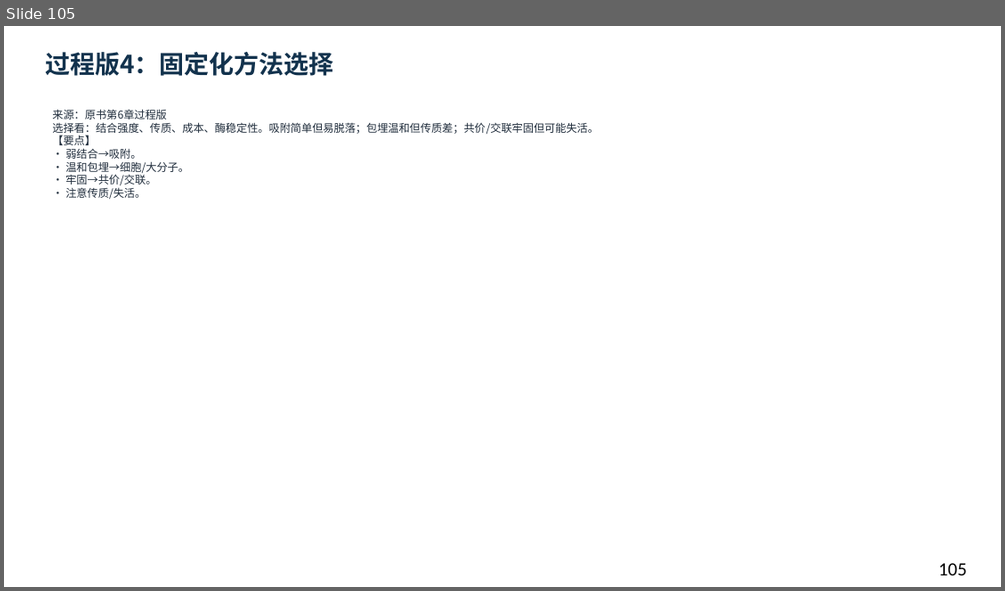
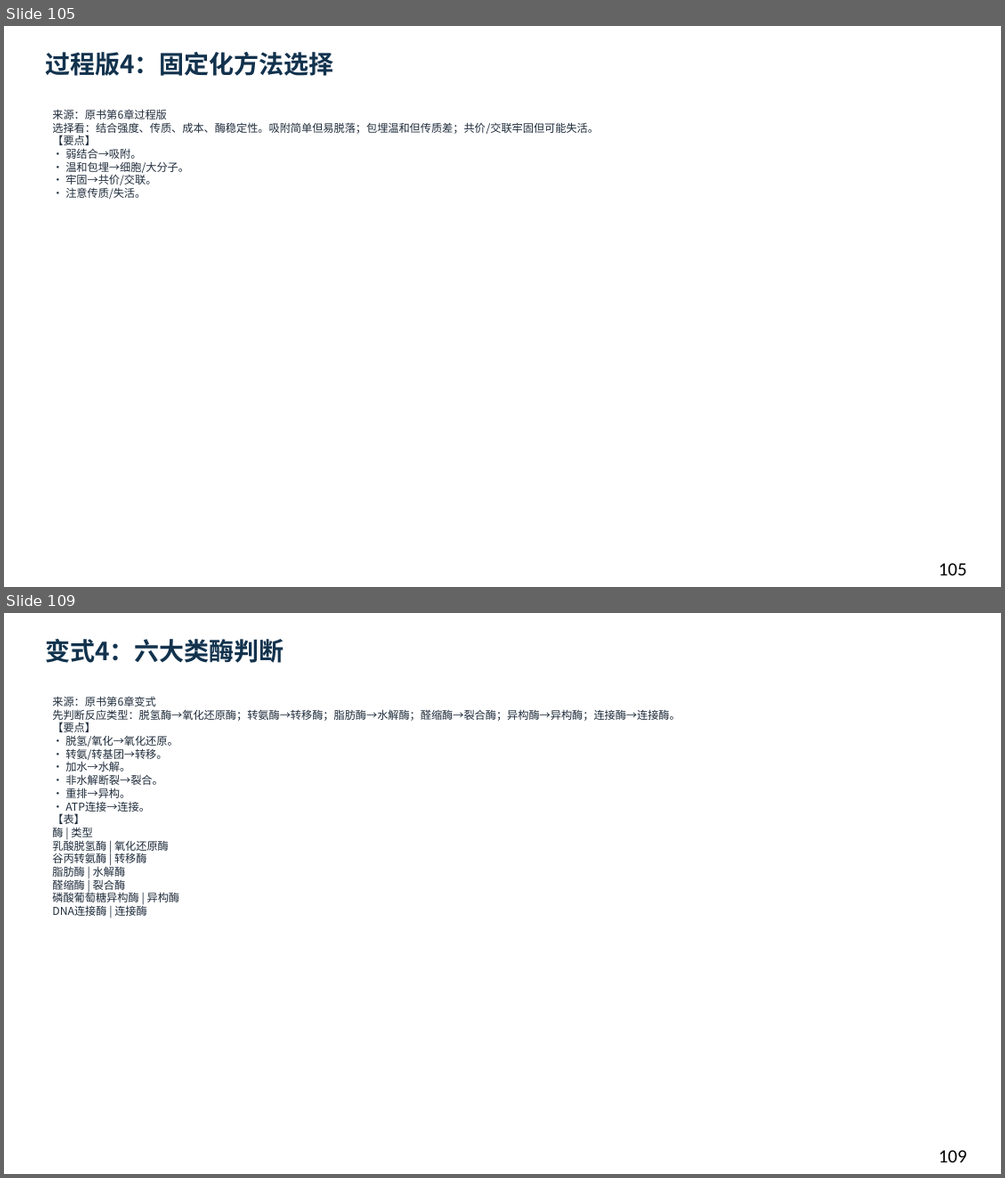
Before and after one commit to newkan-li/Biochemistry, a slide deck: downloads/bc06-ai-style.pptx. Shown one above the other, each under a label of ours: slide 105 before the commit, slides 105 and 109 after it; the slides between them are not shown. The pictures are 1005x591 and 1005x1178 pixels, drawn with LibreOffice and Linux fonts; fonts in the diff are those of the drawing. Boxes give left, top, right and bottom in pixels: in the first picture for what was removed or moved away, otherwise in the second. Text is boxed around its words. In the diff, an @@ line names an element or a change of style, - is before the commit and + after.

Commit message:
bc06补原书图卡6页+变式强化6页+网页题20→35;下载118页;版本20261112bk

```diff
--- a/downloads/bc06-ai-style.pptx
+++ b/downloads/bc06-ai-style.pptx
@@ slide 109 added at <box>4,613,1001,1174</box>, background #FFFFFF @@
@@ text added at <box>45,639,284,663</box>, 24 pt, text #12324D, bold @@
+变式4：六大类酶判断
@@ text added at <box>52,696,680,916</box>, 10.5 pt, text #202D3C @@
+来源：原书第6章变式
+先判断反应类型：脱氢酶→氧化还原酶；转氨酶→转移酶；脂肪酶→水解酶；醛缩酶→裂合酶；异构酶→异构酶；连接酶→连接酶。
+【要点】
+• 脱氢/氧化→氧化还原。
+• 转氨/转基团→转移。
+• 加水→水解。
+• 非水解断裂→裂合。
+• 重排→异构。
+• ATP连接→连接。
+【表】
+酶 | 类型
+乳酸脱氢酶 | 氧化还原酶
+谷丙转氨酶 | 转移酶
+脂肪酶 | 水解酶
+醛缩酶 | 裂合酶
+磷酸葡萄糖异构酶 | 异构酶
+DNA连接酶 | 连接酶
@@ text added at <box>938,1150,967,1162</box>, 18 pt, text #000000 @@
+109
```
Also in this commit, not shown: 1 slide changed, 11 other slides added, 12 other files.
